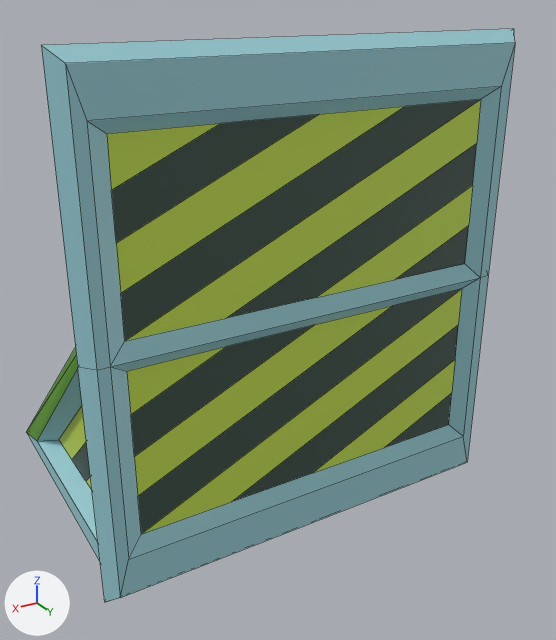
The FBX model Assets/Models/Buildings/Barrier2.fbx as it was, and as the next commit left it.
Camera for both pictures: a 50 mm camera at (0.00697, 0.01639, 0.00944) aimed at (-0.00046, 0.00401, 0.00325). The axes (+X, +Y, +Z) are drawn at lower left. The lights are the same throughout. Mesh edges are drawn as thin lines. Where no turn or scale is listed for an object, it has been applied to the vertices.

The first picture shows 'Barrier2'.
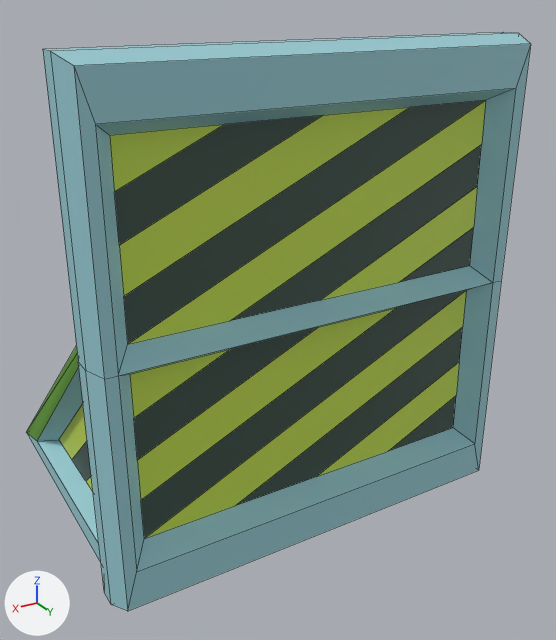
What differs and where, as boxes [x1, y1, x2, y2] in the pictures (556 x 640 px):
'Barrier2', reshaped
    before: [26, 29, 515, 602]
    after: [26, 32, 531, 611]
part 1 of me_mesh, rebuilt
    before: [41, 29, 515, 602]
    after: [43, 32, 531, 611]

The change, as a list of edits to the scene's bpy script:
```text
Change me_mesh:
    used by ob_barrier2; location = (0.0, -0.00005, 0.0)
    remove me_mesh.from_pydata(...)  # 159 vertices, 125 faces; spans x -0.00421..0.00421, y 0.0..0.00626, z -0.00034..0.00878
    add me_mesh.from_pydata(...)  # 165 vertices, 131 faces; spans x -0.00415..0.00415, y 0.0..0.00661, z -0.00028..0.00872
    me_mesh part 1: the loose piece of 94 vertices spanning x -0.00421..0.00421, y 0.00574..0.00626, z -0.00034..0.00878 is rebuilt with 100 vertices and now spans x -0.00415..0.00415, y 0.00539..0.00661, z -0.00028..0.00872
```
